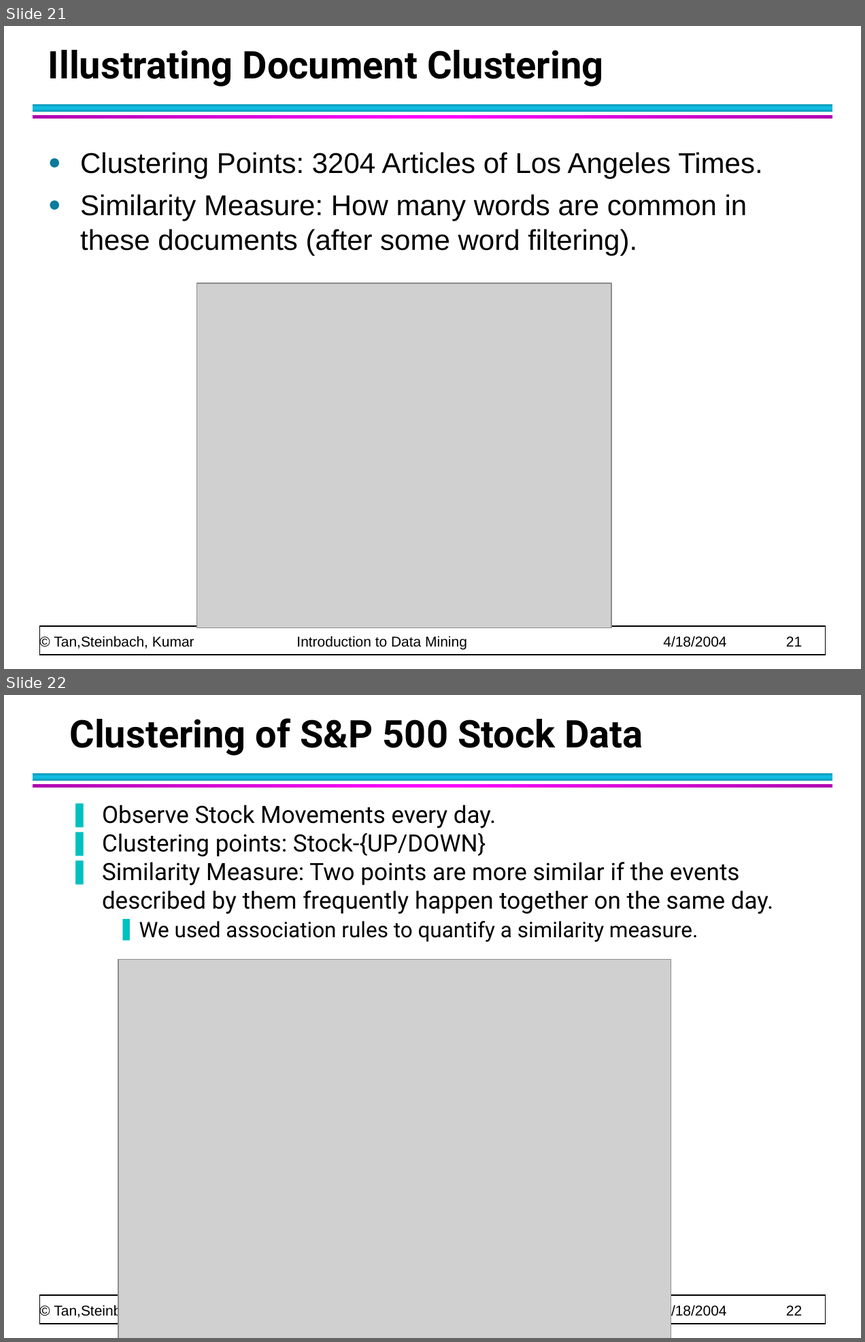
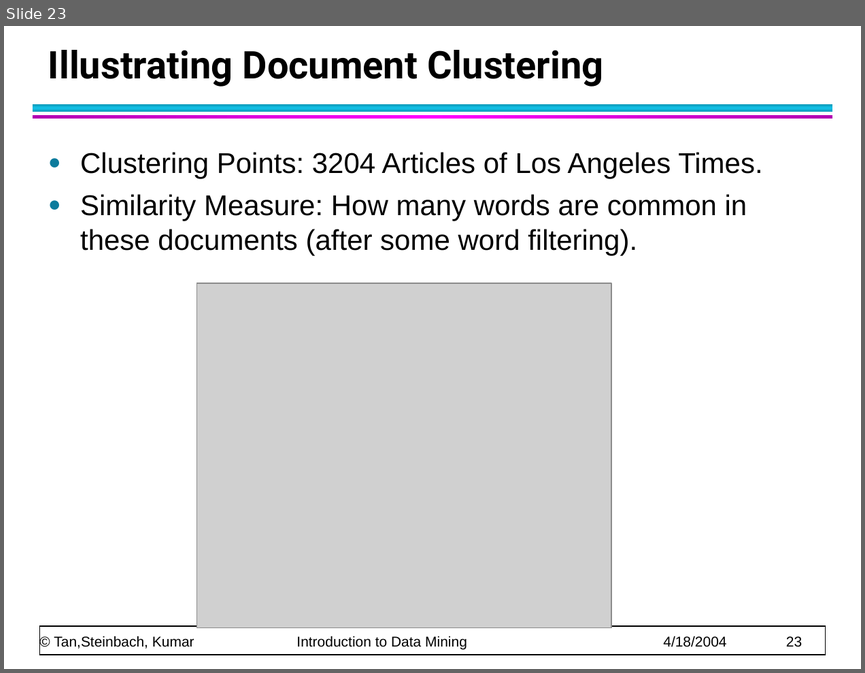
Before and after one commit to CMPT300/CMPT300.github.io, a slide deck: handouts/introduction/chap1_intro.ppt. Shown one above the other, each under a label of ours: slides 21 and 22 before the commit, slide 23 after it. The pictures are 865x1342 and 865x673 pixels, drawn with LibreOffice and Linux fonts; fonts in the diff are those of the drawing; grey boxes stand for pictures. Boxes give left, top, right and bottom in pixels: in the first picture for what was removed or moved away, otherwise in the second. Text is boxed around its words. In the diff, an @@ line names an element or a change of style, - is before the commit and + after.

```diff
--- a/handouts/introduction/chap1_intro.ppt
+++ b/handouts/introduction/chap1_intro.ppt
@@ slide 22 removed at <box>4,695,861,1338</box>, background #FFFFFF; not listed: 4 template elements that a slide beside it also shows @@
@@ title removed at <box>69,718,643,756</box> @@
-Clustering of S&P 500 Stock Data
@@ text removed at <box>102,804,774,942</box> @@
-❚ Observe Stock Movements every day.
-❚ Clustering points: Stock-{UP/DOWN}
-❚ Similarity Measure: Two points are more similar if the events described by them frequently happen together on the same day.
-  ❚ We used association rules to quantify a similarity measure.
@@ picture removed at <box>118,959,670,1338</box> @@
@@ what was slide 21 is now slide 23 @@
@@ text at <box>54,635,802,650</box>: text changed @@
-© Tan,Steinbach, Kumar Introduction to Data Mining 4/18/2004 21
+© Tan,Steinbach, Kumar Introduction to Data Mining 4/18/2004 23
```
Also in this commit, not shown: 29 other slides changed, 6 slides added.
